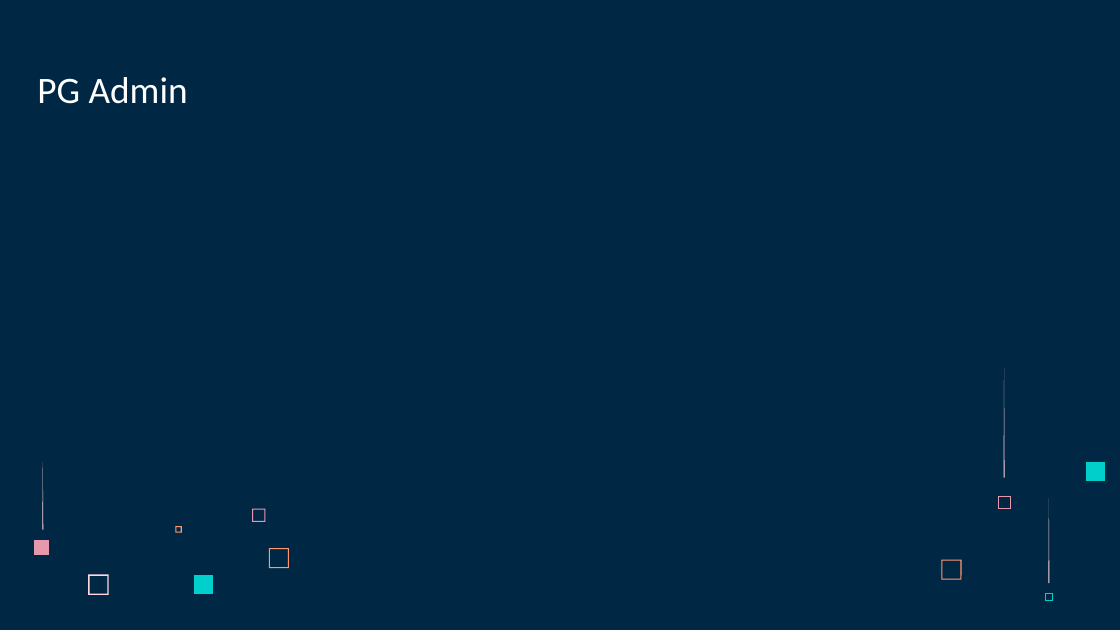
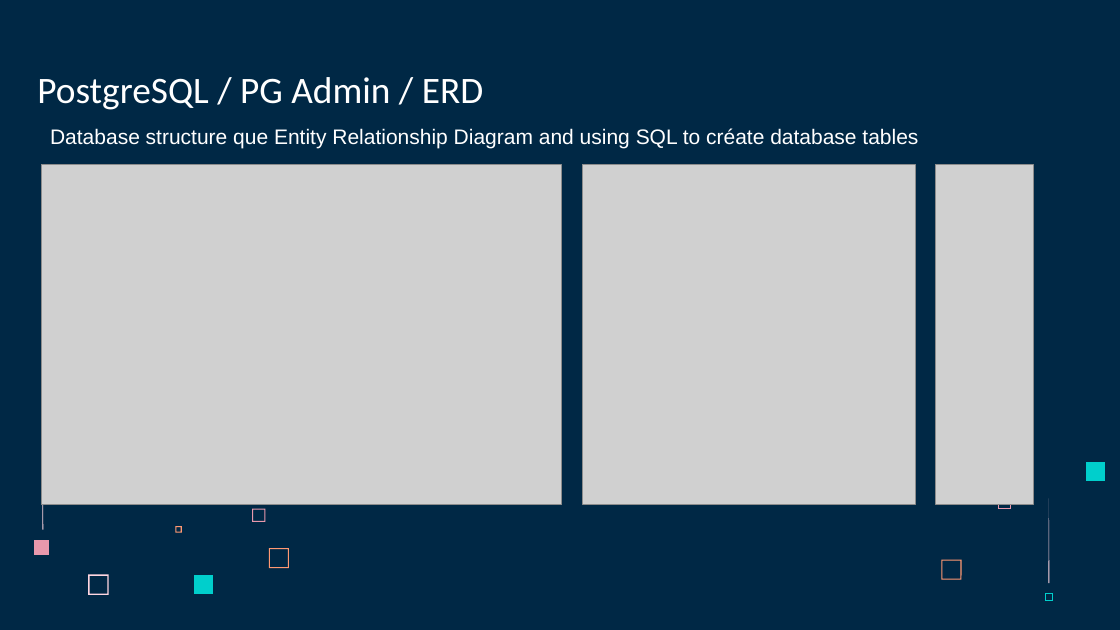
Before and after one commit to RodrigoCR25/EVENFLO-project, a slide deck: slide 8 of Final presentation/DATA CONSULTING.pptx. Drawn at 1120x630 pixels with LibreOffice and Linux fonts; fonts in the diff are those of the drawing; grey boxes stand for pictures. Boxes give left, top, right and bottom in pixels: in the first picture for what was removed or moved away, otherwise in the second. Text is boxed around its words. In the diff, an @@ line names an element or a change of style, - is before the commit and + after.

```diff
--- a/Final presentation/DATA CONSULTING.pptx
+++ b/Final presentation/DATA CONSULTING.pptx
@@ title at (37,77,483,110): text changed @@
-PG Admin
+PostgreSQL / PG Admin / ERD
@@ text added at (50,128,918,148), 18 pt, text #FFFFFF @@
+Database structure que Entity Relationship Diagram and using SQL to créate database tables
@@ picture added at (42,165,562,504) @@
@@ picture added at (583,165,916,504) @@
@@ picture added at (936,165,1033,504) @@
@@ freeform shape removed at (1004,368,1005,477) @@
```
Also in this commit, not shown: 1 other slide changed.
